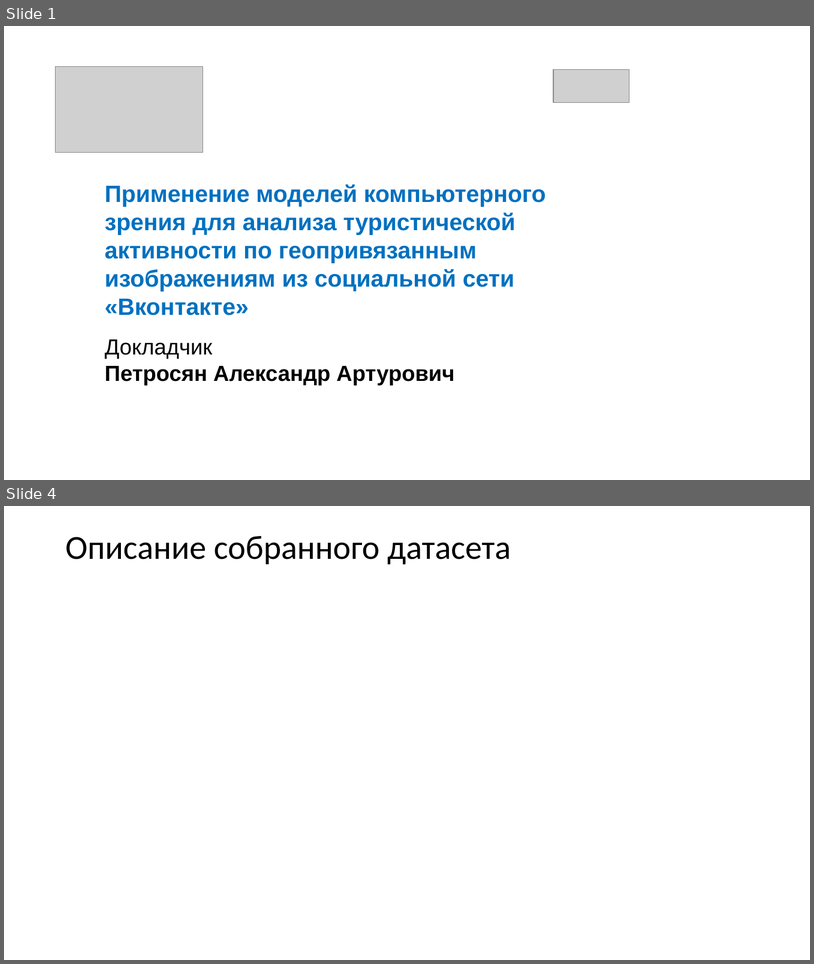
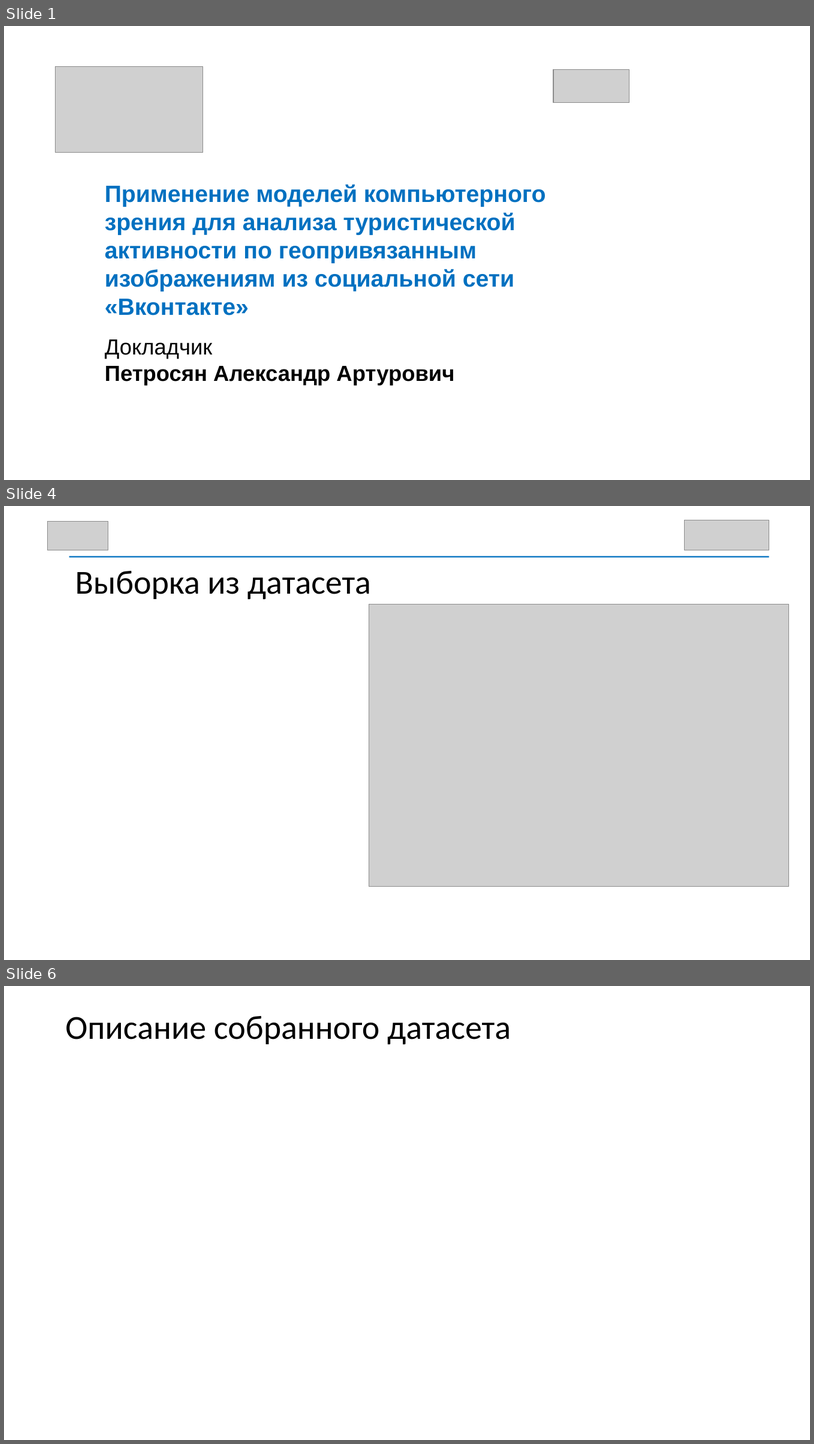
Before and after one commit to modernpacifist/magistracy-diploma, a slide deck: preza/preza.pptx. Shown one above the other, each under a label of ours: slides 1 and 4 before the commit, slides 1, 4 and 6 after it; the slides between them are not shown. The pictures are 814x964 and 814x1444 pixels, drawn with LibreOffice and Linux fonts; fonts in the diff are those of the drawing; grey boxes stand for pictures; background and template pictures are left out. Boxes give left, top, right and bottom in pixels: in the first picture for what was removed or moved away, otherwise in the second. Text is boxed around its words. In the diff, an @@ line names an element or a change of style, - is before the commit and + after.

```diff
--- a/preza/preza.pptx
+++ b/preza/preza.pptx
@@ slide 4 added at (4, 506, 810, 960), background #FFFFFF @@
@@ picture added at (47, 521, 107, 550) @@
@@ picture added at (684, 520, 769, 550) @@
@@ rectangle added at (69, 556, 770, 558), fill #0070C0 @@
@@ text added at (75, 571, 371, 600), 40 pt, text #000000 @@
+Выборка из датасета
@@ picture added at (369, 604, 789, 886) @@
@@ what was slide 4 is now slide 6 @@
```
Also in this commit, not shown: 3 slides changed.
